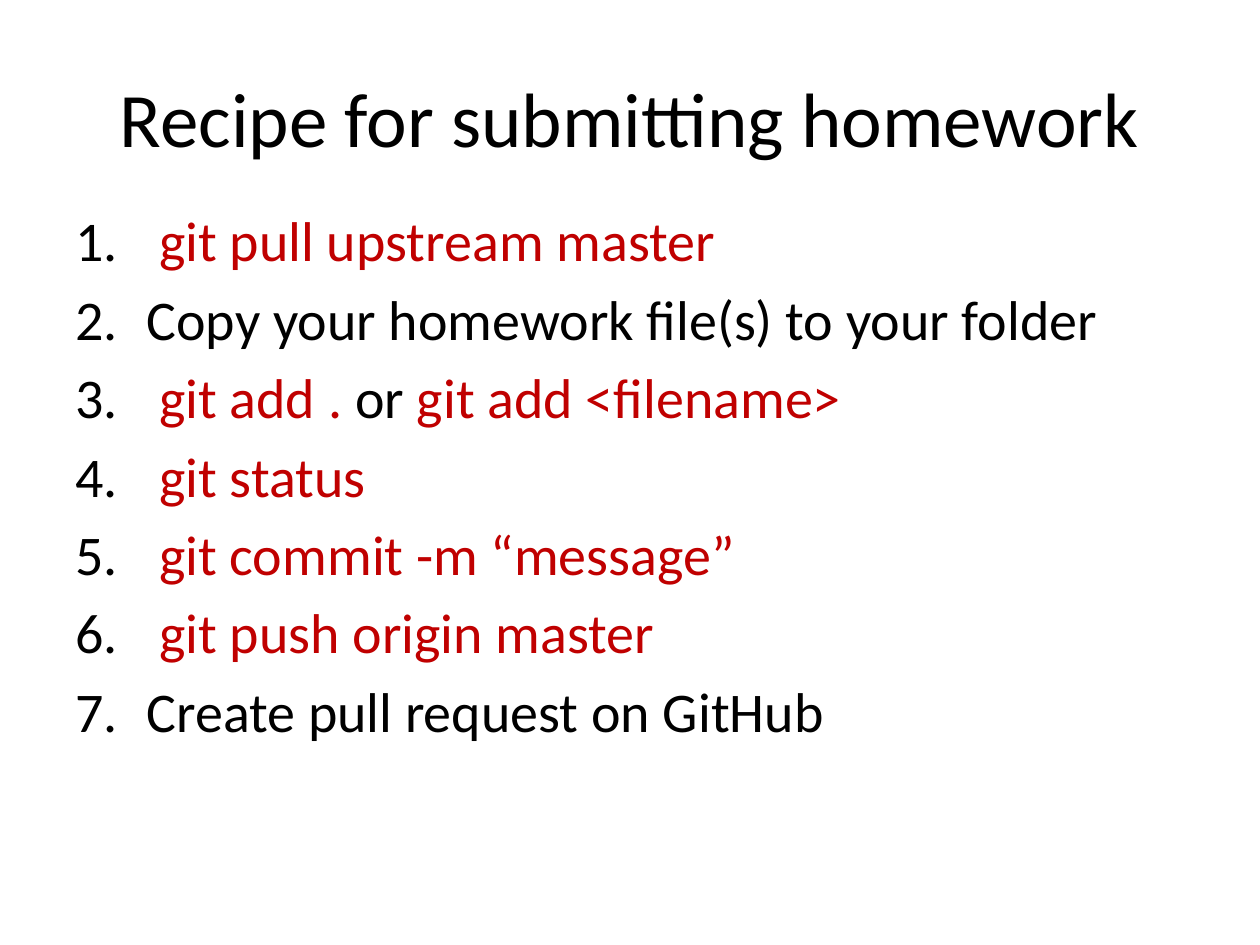
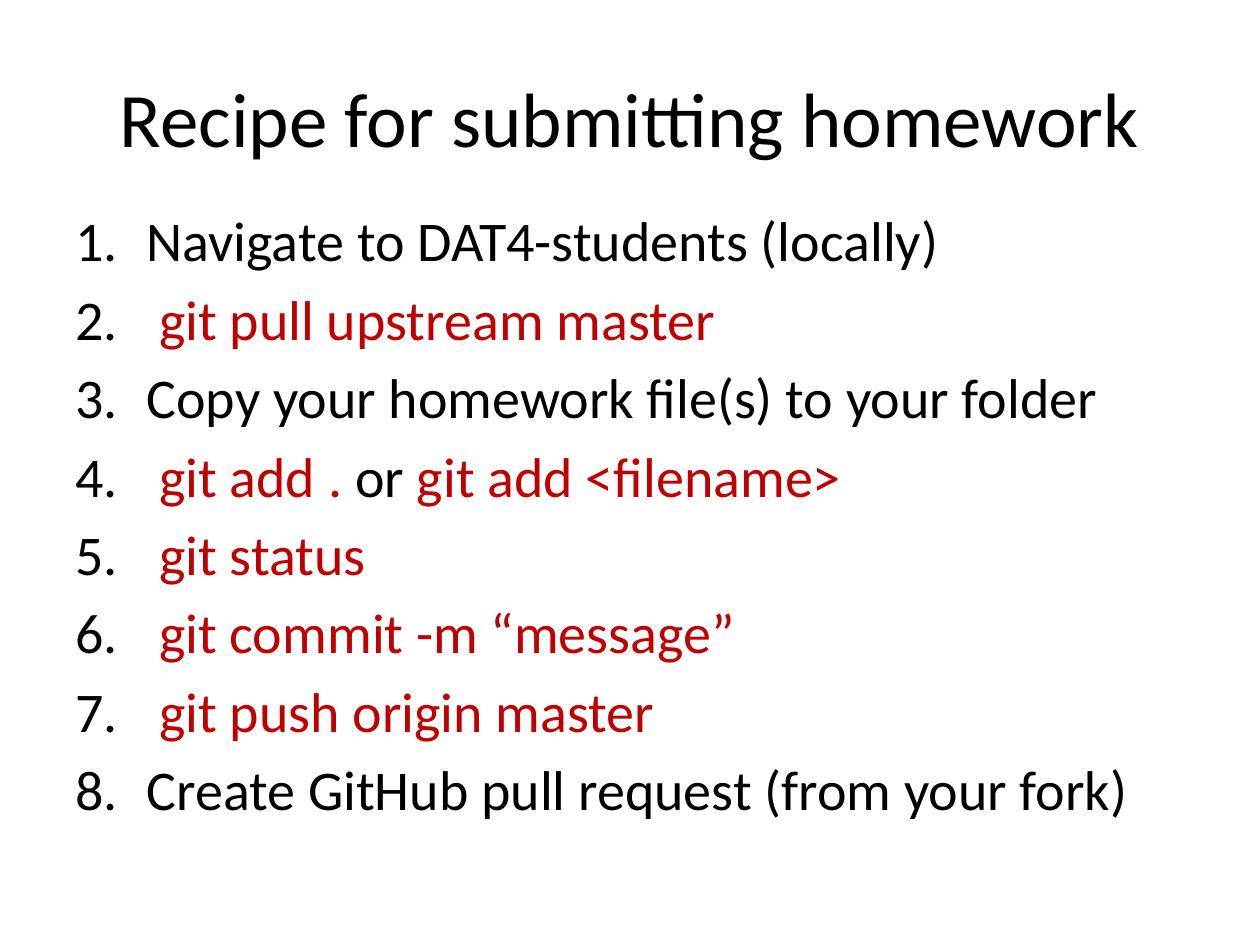
Before and after one commit to justmarkham/DAT4, a slide deck: slide 30 of slides/04_git_github.pptx (slide 29 before the commit). Drawn at 1260x945 pixels with LibreOffice and Linux fonts; fonts in the diff are those of the drawing. Boxes give left, top, right and bottom in pixels: in the first picture for what was removed or moved away, otherwise in the second. Text is boxed around its words. In the diff, an @@ line names an element or a change of style, - is before the commit and + after.

```diff
--- a/slides/04_git_github.pptx
+++ b/slides/04_git_github.pptx
@@ text at (146,220,938,271): paragraph added @@
+1. Navigate to DAT4-students (locally)
@@ text at (146,769,1127,819): text changed @@
-7. Create pull request on GitHub
+8. Create GitHub pull request (from your fork)
```
Also in this commit, not shown: 4 other slides changed, 1 slide added, 1 other file.
